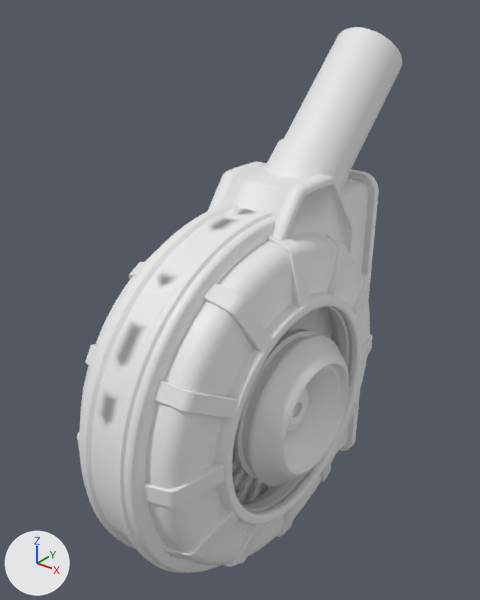
Two versions of the FBX model Static Meshes/Hydraulics/Turbines/SM_Turbine_Core.fbx, one commit apart.
Camera for both pictures: a 50 mm camera at (1.057, -1.334, 1.112) aimed at (-0.054, 0.055, 0.251). Every picture has the same lights, and +X, +Y and +Z are marked at lower left. Objects named as collision shapes, trigger or cutter boxes, shadow casters or lower levels of detail are left out. Where no turn or scale is listed for an object, it has been applied to the vertices. Vertices at the same position are counted once.

Objects in the first picture: 'Turbine_core'.
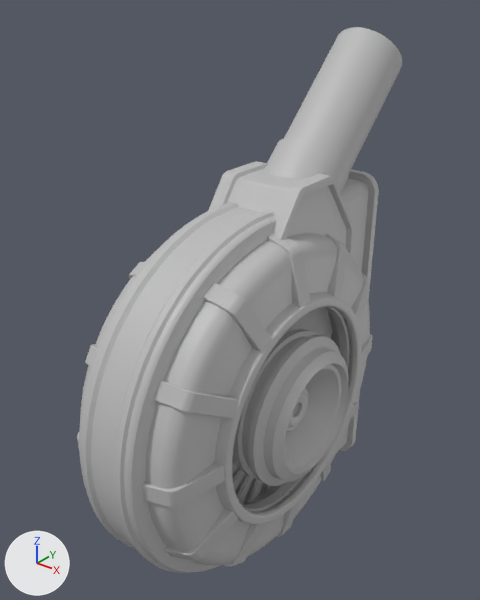
Location of each change, [x1, y1, x2, y2] in pixels of the pictures (480 x 600 px):
part 1 of me_mesh, cut back
    before: [77, 162, 372, 567]
    after: [77, 161, 372, 566]
part 2 of me_mesh, recoloured (white to grey)
    both: [77, 27, 402, 573]

What the commit changed:
Material 'lambert3' (mat_lambert3) is new.
Its base color is (0.5, 0.5, 0.5) (grey #bcbcbc).
me_mesh is used by ob_turbine_core; location (0.0, 0.0, 0.0).
me_mesh had 11926 vertices, 11961 faces and spanned x -0.27..0.27, y -0.55..0.7, z -0.55..0.98.
me_mesh now has 10892 vertices, 10588 faces and spans x -0.27..0.27, y -0.55..0.7, z -0.55..0.98.
me_mesh part 1: 93 vertices moved within x -0.18..0.18, y -0.48..0.56, z -0.52..0.62; 1370 vertices removed from x -0.26..0.26, y -0.36..0.38, z -0.36..0.62; 336 vertices added at x -0.21..0.21, y -0.49..0.56, z -0.55..0.69.
me_mesh part 2: 9112 faces spanning x -0.27..0.27, y -0.55..0.7, z -0.55..0.98 switch from no material to mat_lambert3 (grey #bcbcbc).
